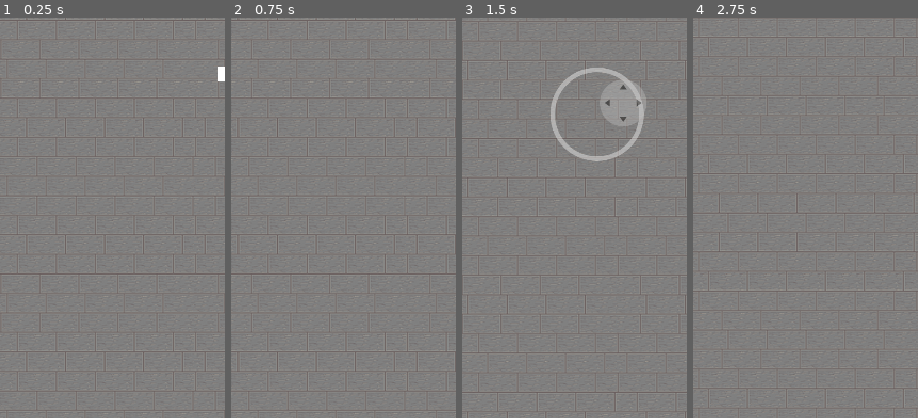
Above: before the commit, frames 1-4 (left to right).
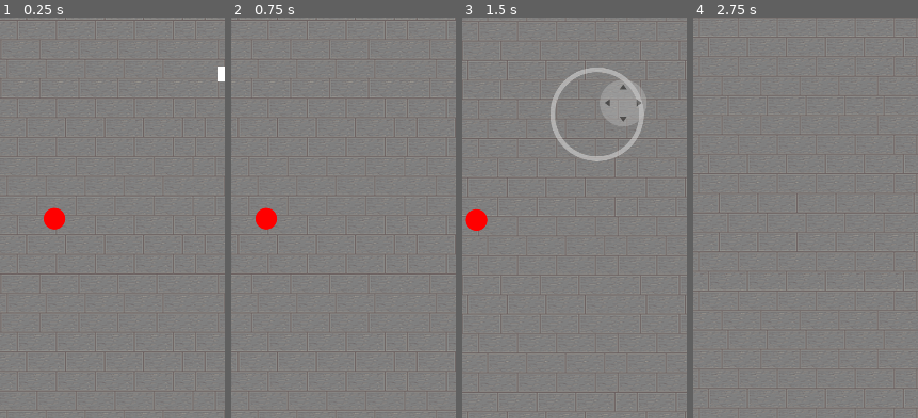
Above: after the commit, the same moments.

Repository: lucaswehmuth/zenrush
Game: Godot game, scene res://scenes/world.tscn
Two runs of this game, one before a commit and one after it. Both use one fixed random seed, a clock stepped at 60 frames per second and the inputs below.
Inputs (mouse positions are % of the whole screen's width and height, from its top left):
- Up to frame 1 (0.25 s): no input
- Up to frame 2 (0.75 s): tap Enter at 0.5 s; move the mouse to (72, 45) at 0.52 s; hold D (move_right) from 0.53 s (still down); click (72, 45) at 0.67 s
- Up to frame 3 (1.5 s): release D (move_right) at 1.25 s; drag from (30, 55) to (50, 50) at 1.27 s
- Up to frame 4 (2.75 s): move the mouse to (60, 28) at 2.02 s; hold D (move_right) from 2.03 s (still down)
The pictures show only the part of the screen within x 0-50%, y 43-93%; the shares and areas given below are measured in that part.

The runs differ from the first frame. In frame 1, 0.4% of the frame differs, in the area x 19-29%, y 47-53%; in frame 2, 0.4%; in frame 3, 0.4%, in the area x 1-12%, y 47-54%; in frame 4, nothing differs.

Commit message:
Added base enemy scene

Diff:
--- a/project.godot
+++ b/project.godot
@@ -22,6 +22,10 @@
 window/stretch/mode="canvas_items"
 window/stretch/aspect="expand"
 window/emulate_mouse_from_touch=true
+
+[global_group]
+
+enemy=""
 
 [input]
 
--- /dev/null
+++ b/scenes/enemies/base_enemy.tscn
@@ -0,0 +1,35 @@
+[gd_scene format=3 uid="uid://cuh1sjvtpu4y3"]
+
+[ext_resource type="Texture2D" uid="uid://cn1p3fsbee106" path="res://assets/Circle.png" id="1_r5xb8"]
+
+[sub_resource type="CircleShape2D" id="CircleShape2D_r5xb8"]
+radius = 58.0
+
+[sub_resource type="CircleShape2D" id="CircleShape2D_qf3h2"]
+radius = 58.0
+
+[sub_resource type="CircleShape2D" id="CircleShape2D_lkvl6"]
+radius = 58.0
+
+[node name="BaseEnemy" type="CharacterBody2D" unique_id=1388353835 groups=["enemy"]]
+scale = Vector2(0.2, 0.2)
+
+[node name="Sprite2D" type="Sprite2D" parent="." unique_id=957711389]
+modulate = Color(1, 0, 0, 1)
+texture = ExtResource("1_r5xb8")
+
+[node name="CollisionShape2D" type="CollisionShape2D" parent="." unique_id=821677803]
+position = Vector2(0, 2)
+shape = SubResource("CircleShape2D_r5xb8")
+
+[node name="Hitbox" type="Area2D" parent="." unique_id=1761754044]
+
+[node name="CollisionShape2D" type="CollisionShape2D" parent="Hitbox" unique_id=1446273988]
+position = Vector2(0, 2)
+shape = SubResource("CircleShape2D_qf3h2")
+
+[node name="Hurtbox" type="Area2D" parent="." unique_id=1977905174]
+
+[node name="CollisionShape2D" type="CollisionShape2D" parent="Hurtbox" unique_id=502563482]
+position = Vector2(0, 2)
+shape = SubResource("CircleShape2D_lkvl6")
--- a/scenes/world.tscn
+++ b/scenes/world.tscn
@@ -3,6 +3,7 @@
 [ext_resource type="Texture2D" uid="uid://c6pyec15v3but" path="res://assets/floor.png" id="1_nnsk1"]
 [ext_resource type="PackedScene" uid="uid://mdel8ixxul36" path="res://scenes/player.tscn" id="2_rwgxs"]
 [ext_resource type="PackedScene" uid="uid://daxcmrm16wjij" path="res://scenes/touch_controls.tscn" id="3_4wyf3"]
+[ext_resource type="PackedScene" uid="uid://cuh1sjvtpu4y3" path="res://scenes/enemies/base_enemy.tscn" id="4_k0juu"]
 
 [node name="World" type="Node2D" unique_id=2109249253]
 
@@ -17,6 +18,9 @@
 [node name="Player" parent="." unique_id=423775517 instance=ExtResource("2_rwgxs")]
 position = Vector2(240, 427)
 
+[node name="BaseEnemy" parent="." unique_id=1388353835 instance=ExtResource("4_k0juu")]
+position = Vector2(58, 581)
+
 [node name="Control" type="Control" parent="." unique_id=1963205777]
 layout_mode = 3
 anchors_preset = 0
